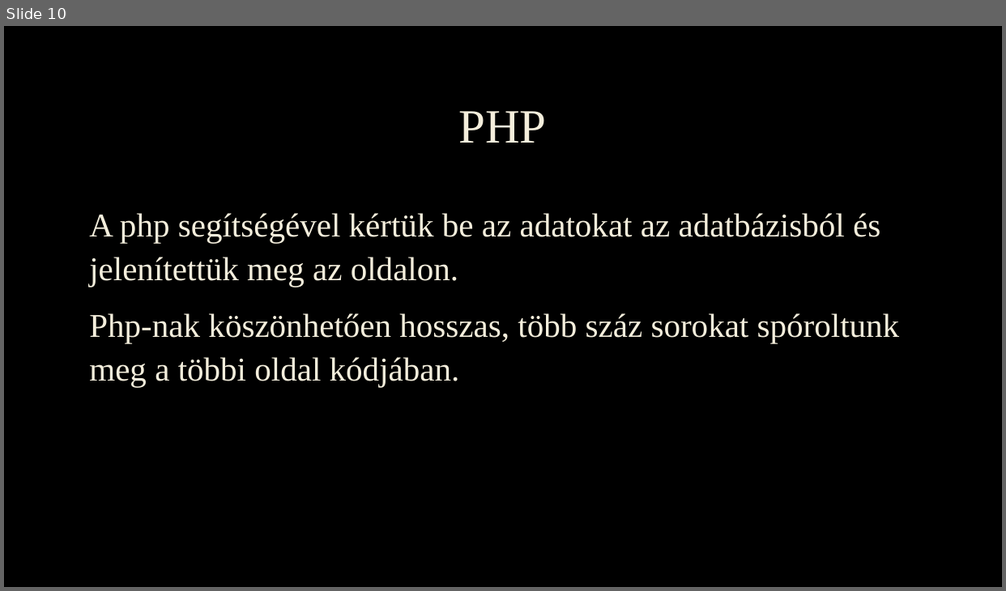
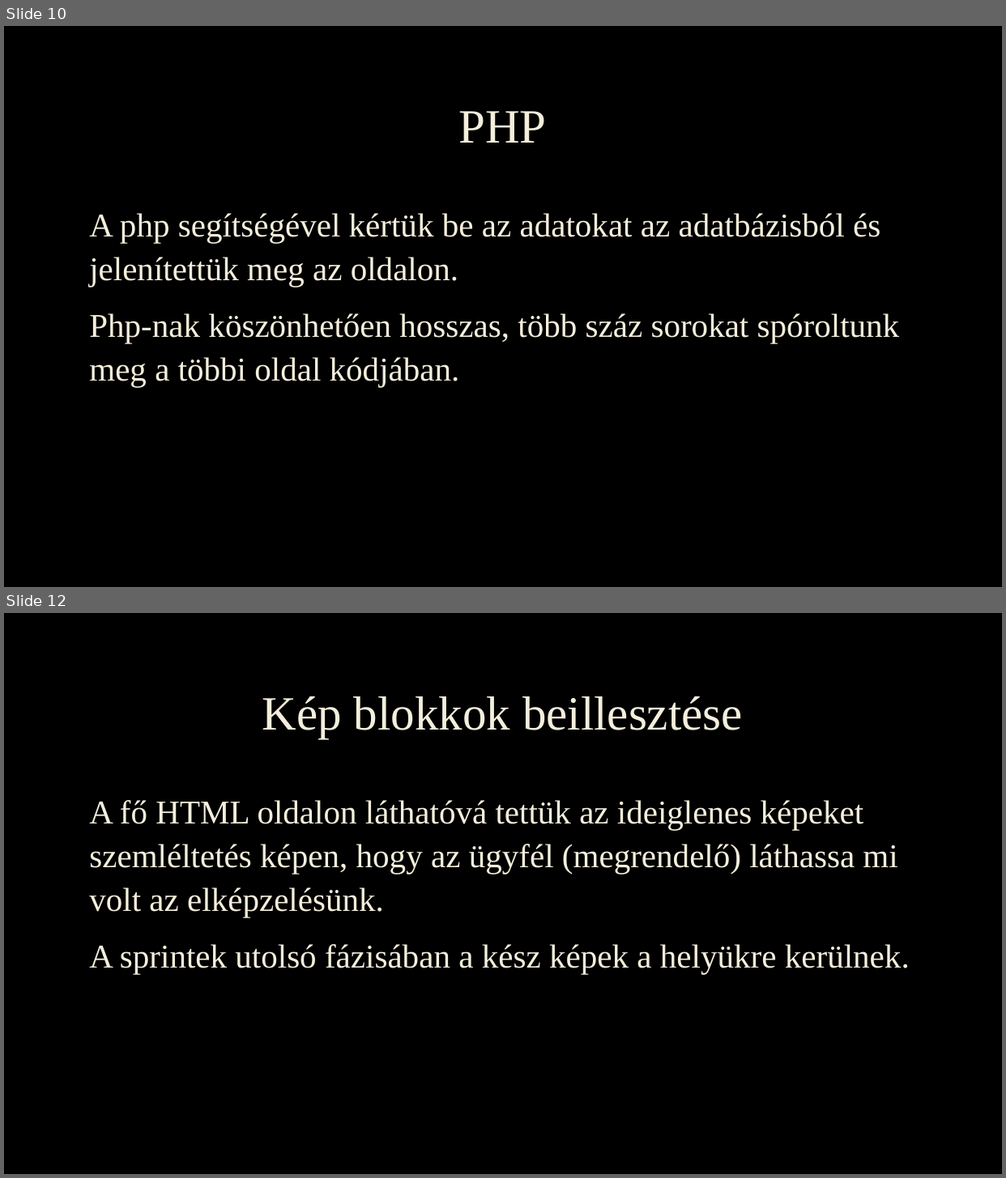
Before and after one commit to FeketeD/Berenyi-kft., a slide deck: prezi.pptx. Shown one above the other, each under a label of ours: slide 10 before the commit, slides 10 and 12 after it; the slides between them are not shown. The pictures are 1006x591 and 1006x1178 pixels, drawn with LibreOffice and Linux fonts; fonts in the diff are those of the drawing; background and template pictures are left out. Boxes give left, top, right and bottom in pixels: in the first picture for what was removed or moved away, otherwise in the second. Text is boxed around its words. In the diff, an @@ line names an element or a change of style, - is before the commit and + after.

```diff
--- a/prezi.pptx
+++ b/prezi.pptx
@@ slide 12 added at (4, 613, 1002, 1174), background picture (left out) @@
@@ title added at (262, 696, 743, 739), 46 pt, text #F4EEDC @@
+Kép blokkok beillesztése
@@ text added at (89, 800, 910, 974), 32 pt, text #F4EEDC @@
+A fő HTML oldalon láthatóvá tettük az ideiglenes képeket szemléltetés képen, hogy az ügyfél (megrendelő) láthassa mi volt az elképzelésünk.
+A sprintek utolsó fázisában a kész képek a helyükre kerülnek.
```
Also in this commit, not shown: 4 slides changed, 2 other slides added.
